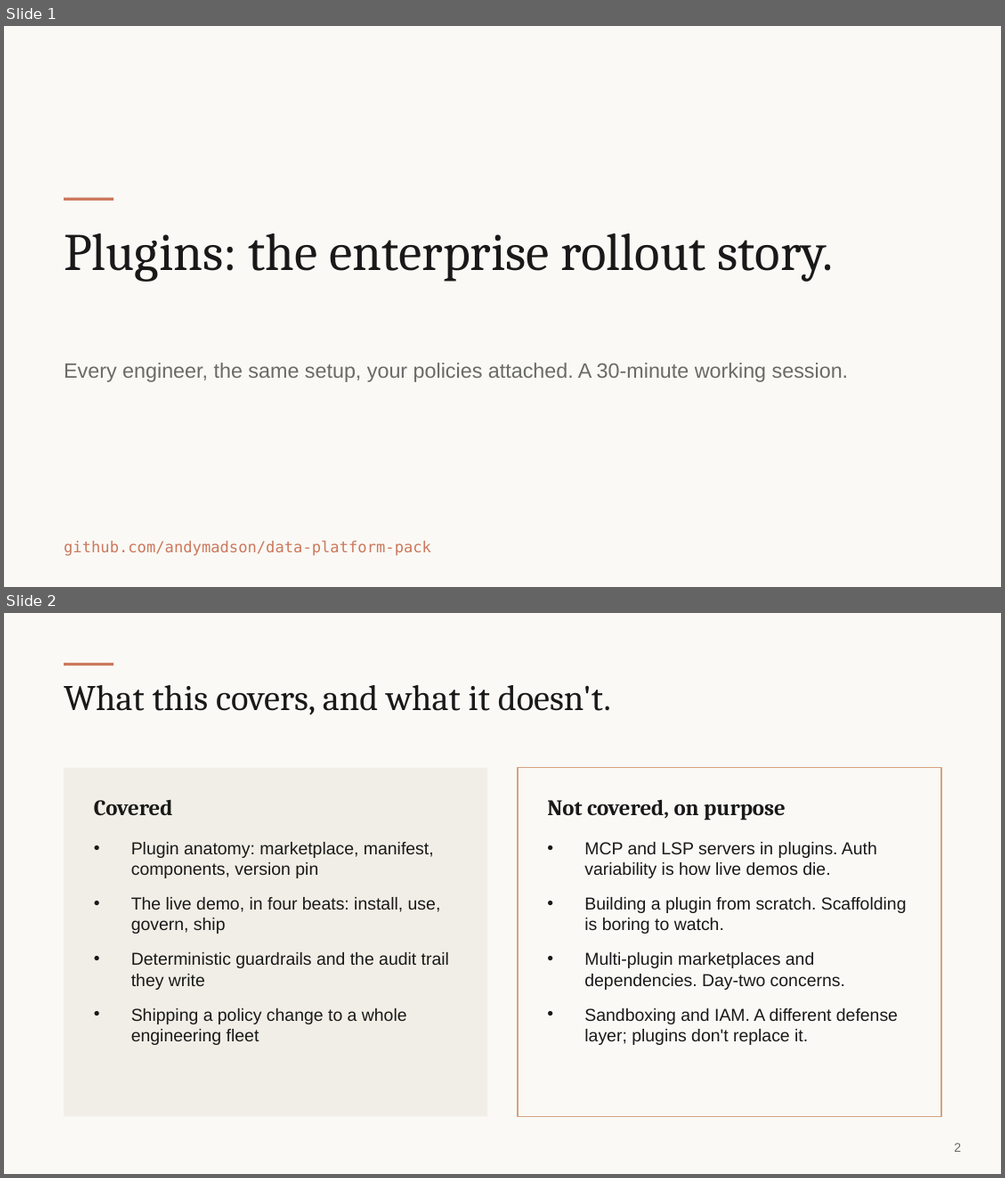
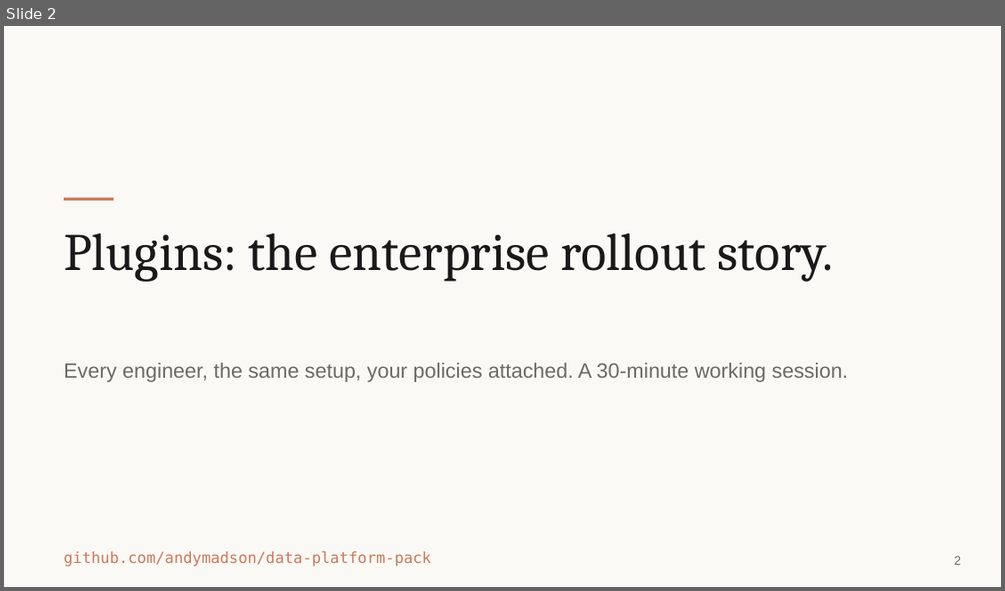
Before and after one commit to andymadson/data-platform-pack, a slide deck: enablement/deck/presentation-deck.pptx. Shown one above the other, each under a label of ours: slides 1 and 2 before the commit, slide 2 after it. The pictures are 1005x1178 and 1005x591 pixels, drawn with LibreOffice and Linux fonts; fonts in the diff are those of the drawing. Boxes give left, top, right and bottom in pixels: in the first picture for what was removed or moved away, otherwise in the second. Text is boxed around its words. In the diff, an @@ line names an element or a change of style, - is before the commit and + after.

Commit message:
Room deck rebuilt as a story: the wrong dashboard number, Maya, and four live beats with terminal receipts

```diff
--- a/enablement/deck/presentation-deck.pptx
+++ b/enablement/deck/presentation-deck.pptx
@@ slide 2 removed at [4, 613, 1001, 1174], background #FAF9F5 @@
@@ rectangle removed at [64, 663, 113, 666] @@
@@ text removed at [64, 685, 611, 715] @@
-What this covers, and what it doesn't.
@@ rectangle removed at [64, 768, 487, 1117] @@
@@ rectangle removed at [518, 768, 941, 1117] @@
@@ text removed at [94, 799, 173, 816] @@
-Covered
@@ text removed at [547, 799, 785, 820] @@
-Not covered, on purpose
@@ text removed at [131, 842, 449, 1045] @@
-• Plugin anatomy: marketplace, manifest, components, version pin
-• The live demo, in four beats: install, use, govern, ship
-• Deterministic guardrails and the audit trail they write
-• Shipping a policy change to a whole engineering fleet
@@ text removed at [584, 842, 906, 1045] @@
-• MCP and LSP servers in plugins. Auth variability is how live demos die.
-• Building a plugin from scratch. Scaffolding is boring to watch.
-• Multi-plugin marketplaces and dependencies. Day-two concerns.
-• Sandboxing and IAM. A different defense layer; plugins don't replace it.
@@ text removed at [954, 1143, 961, 1151] @@
-2
@@ what was slide 1 is now slide 2 @@
@@ slide 2 changed as well @@
@@ text "github.com/andymadson/data-platform-pack": place and size @@
-text "github.com/andymadson/data-platform-pack" at [64, 540, 431, 556]
+text "github.com/andymadson/data-platform-pack" at [64, 551, 431, 566]
@@ text added at [954, 556, 961, 564], 9 pt, text #6B6B66 @@
+2
```
Also in this commit, not shown: 3 other slides changed, 12 slides added, 9 other slides removed, 3 other files.
